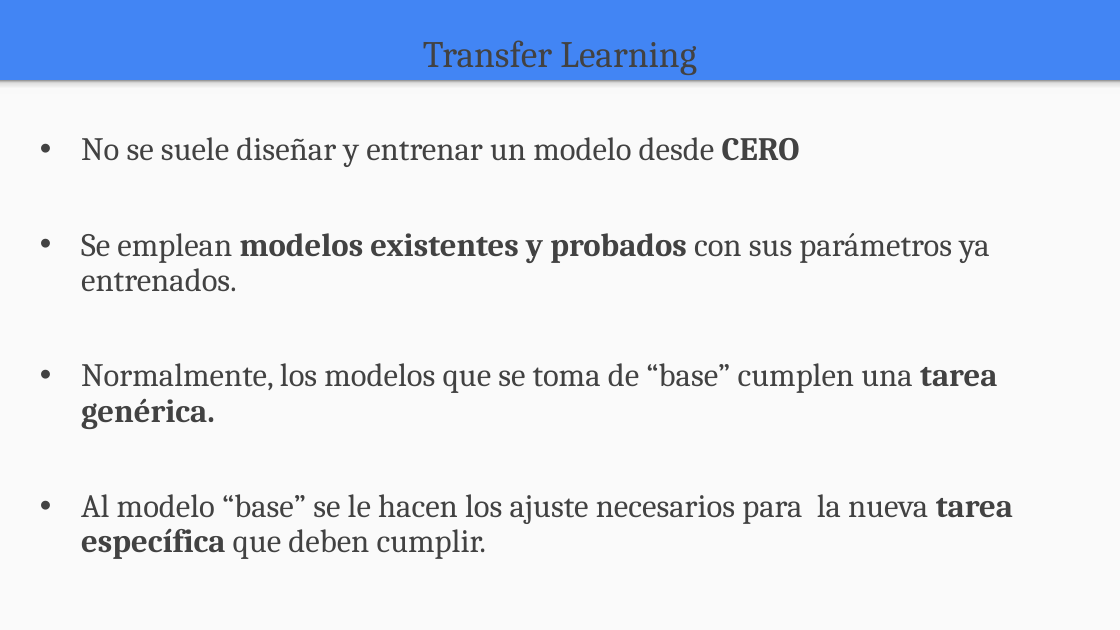
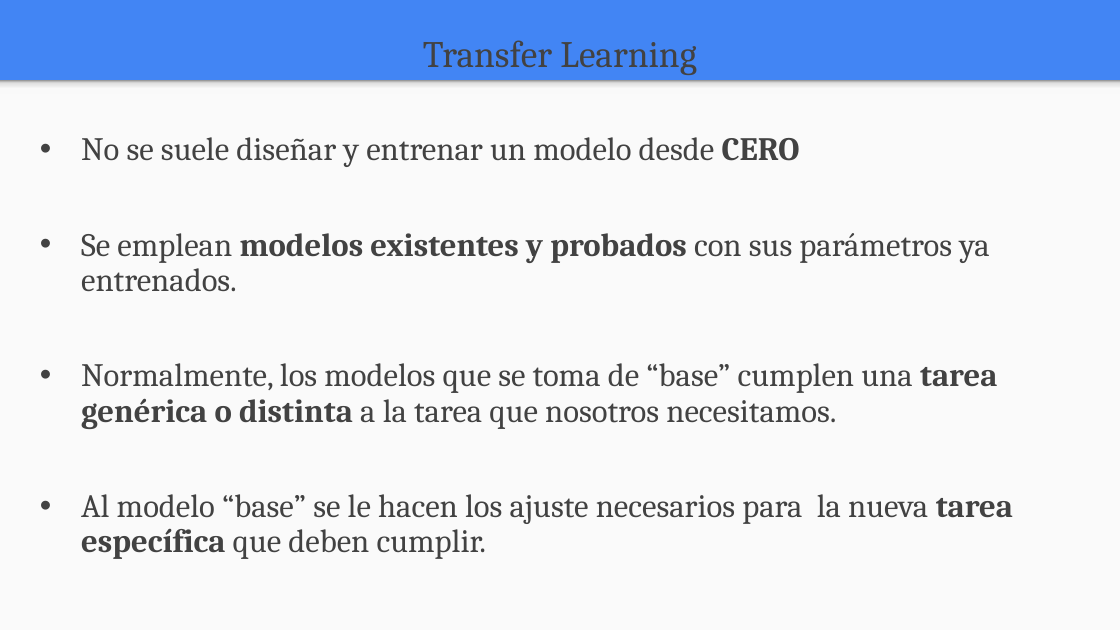
Before and after one commit to FIUBA-Posgrado-Inteligencia-Artificial/aprendizaje_profundo, a slide deck: slide 3 of clase_8/teoria/clase_8.pptx. Drawn at 1120x630 pixels with LibreOffice and Linux fonts; fonts in the diff are those of the drawing. Boxes give left, top, right and bottom in pixels: in the first picture for what was removed or moved away, otherwise in the second. Text is boxed around its words. In the diff, an @@ line names an element or a change of style, - is before the commit and + after.

```diff
--- a/clase_8/teoria/clase_8.pptx
+++ b/clase_8/teoria/clase_8.pptx
@@ text at (81,363,997,429): text changed @@
-• Normalmente, los modelos que se toma de “base” cumplen una tarea genérica.
+• Normalmente, los modelos que se toma de “base” cumplen una tarea genérica o distinta a la tarea que nosotros necesitamos.
```
Also in this commit, not shown: 8 other slides changed, 2 other files.
